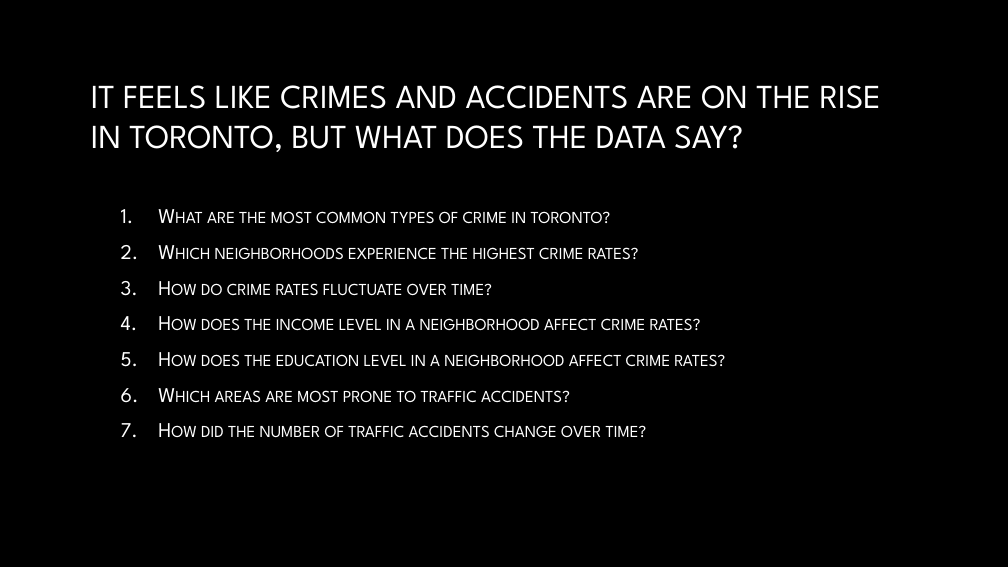
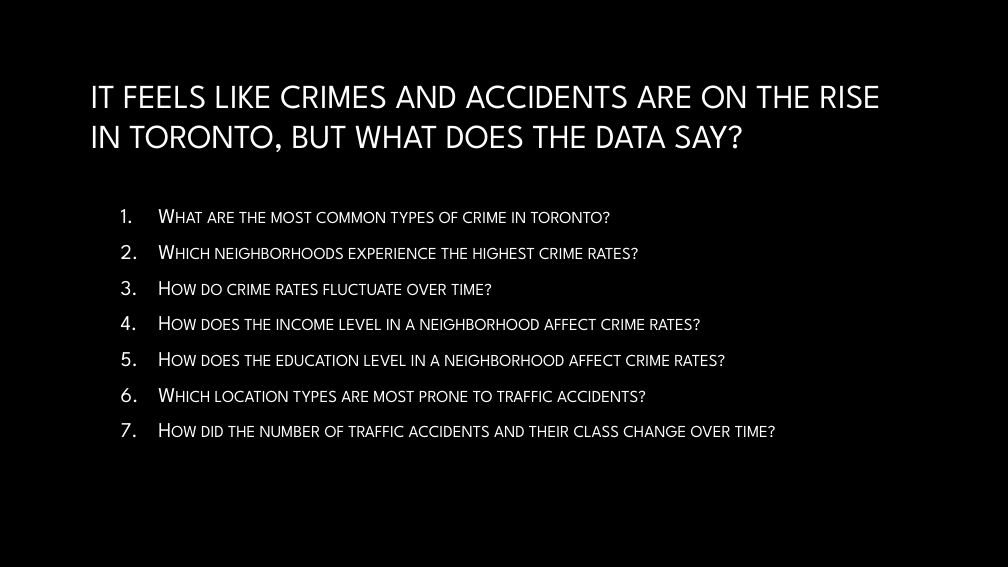
Before and after one commit to daliadahleh/toronto-crime-analysis, a slide deck: slide 2 of final/crimes-presentation.pptx. Drawn at 1008x567 pixels with LibreOffice and Linux fonts; fonts in the diff are those of the drawing; background and template pictures are left out. Boxes give left, top, right and bottom in pixels: in the first picture for what was removed or moved away, otherwise in the second. Text is boxed around its words. In the diff, an @@ line names an element or a change of style, - is before the commit and + after.

```diff
--- a/final/crimes-presentation.pptx
+++ b/final/crimes-presentation.pptx
@@ text at (201, 390, 776, 438): text changed @@
-6. Which areas are most prone to traffic accidents?
-7. How did the number of traffic accidents change over time?
+6. Which location types are most prone to traffic accidents?
+7. How did the number of traffic accidents and their class change over time?
```
Also in this commit, not shown: 2 slides added, 2 slides removed.
